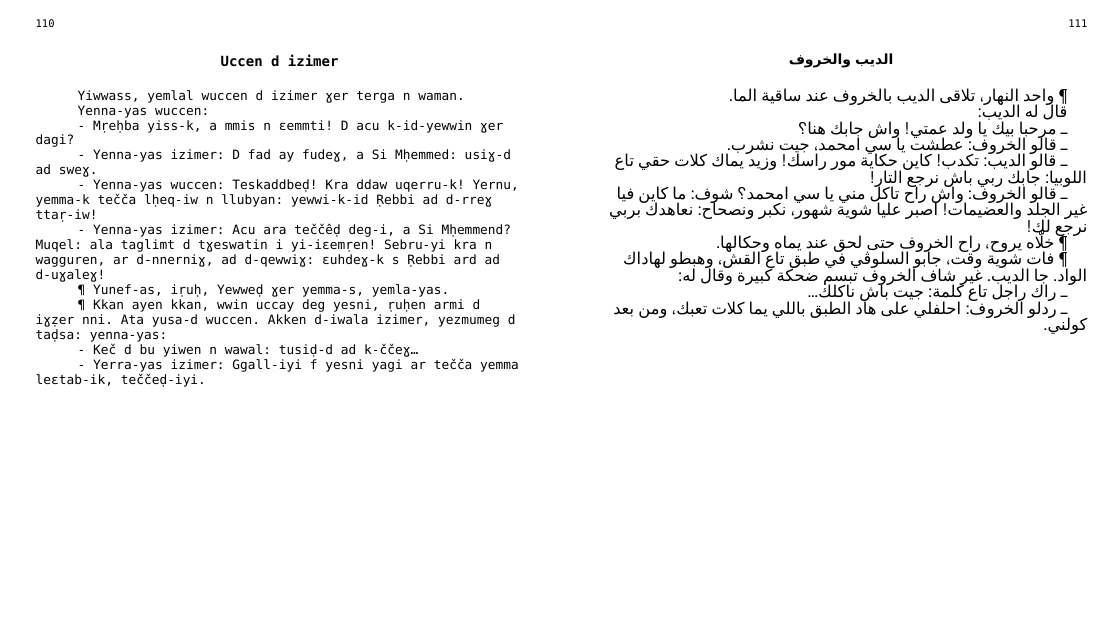
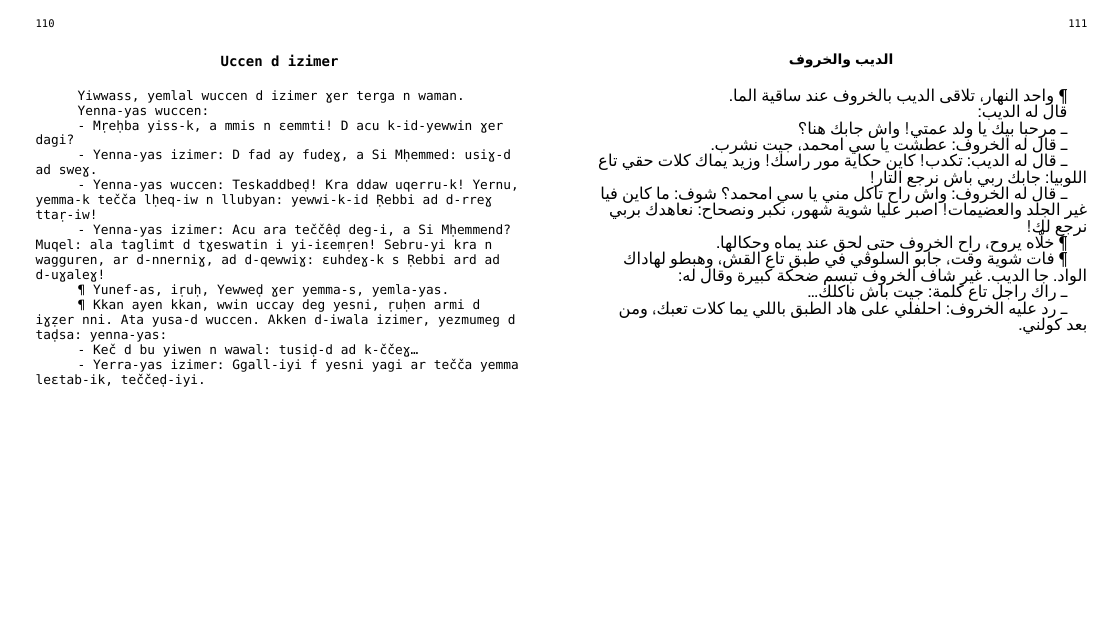
Before and after one commit to sferhah/tamacahut_n_wuccen, a slide deck: slide 51 of Uccen.ConsoleApp/uccen.arq.pptx. Drawn at 1120x630 pixels with LibreOffice and Linux fonts; fonts in the diff are those of the drawing. Boxes give left, top, right and bottom in pixels: in the first picture for what was removed or moved away, otherwise in the second. Text is boxed around its words. In the diff, an @@ line names an element or a change of style, - is before the commit and + after.

```diff
--- a/Uccen.ConsoleApp/uccen.arq.pptx
+++ b/Uccen.ConsoleApp/uccen.arq.pptx
@@ table at <box>27,13,1096,607</box> @@
-row 3, column 3: ¶ واحد النهار، تلاقى الديب بالخروف عند ساقية الما. / قال له الديب: / ـ مرحبا بيك يا ولد عمتي! واش جابك هنا؟ / ـ قالو الخروف: عطشت يا سي امحمد، جيت نشرب. / ـ قالو الديب: تكدب! كاين حكاية مور راسك! وزيد يماك كلات حقي تاع اللوبيا: جابك ربي باش نرجع التار! / ـ قالو الخروف: واش راح تاكل مني يا سي امحمد؟ شوف: ما كاين فيا غير الجلد والعضيمات! اصبر عليا شوية شهور، نكبر ونصحاح: نعاهدك بربي نرجع لك! / ¶ خلّاه يروح، راح الخروف حتى لحق عند يماه وحكالها. / ¶ فات شوية وقت، جابو السلوڨي في طبق تاع القش، وهبطو لهاداك الواد. جا الديب. غير شاف الخروف تبسم ضحكة كبيرة وقال له: / ـ راك راجل تاع كلمة: جيت باش ناكلك… / ـ ردلو الخروف: احلفلي على هاد الطبق باللي يما كلات تعبك، ومن بعد كولني.
+row 3, column 3: ¶ واحد النهار، تلاقى الديب بالخروف عند ساقية الما. / قال له الديب: / ـ مرحبا بيك يا ولد عمتي! واش جابك هنا؟ / ـ قال له الخروف: عطشت يا سي امحمد، جيت نشرب. / ـ قال له الديب: تكدب! كاين حكاية مور راسك! وزيد يماك كلات حقي تاع اللوبيا: جابك ربي باش نرجع التار! / ـ قال له الخروف: واش راح تاكل مني يا سي امحمد؟ شوف: ما كاين فيا غير الجلد والعضيمات! اصبر عليا شوية شهور، نكبر ونصحاح: نعاهدك بربي نرجع لك! / ¶ خلّاه يروح، راح الخروف حتى لحق عند يماه وحكالها. / ¶ فات شوية وقت، جابو السلوڨي في طبق تاع القش، وهبطو لهاداك الواد. جا الديب. غير شاف الخروف تبسم ضحكة كبيرة وقال له: / ـ راك راجل تاع كلمة: جيت باش ناكلك… / ـ رد عليه الخروف: احلفلي على هاد الطبق باللي يما كلات تعبك، ومن بعد كولني.
```
Also in this commit, not shown: 4 other slides changed, 1 other file.
